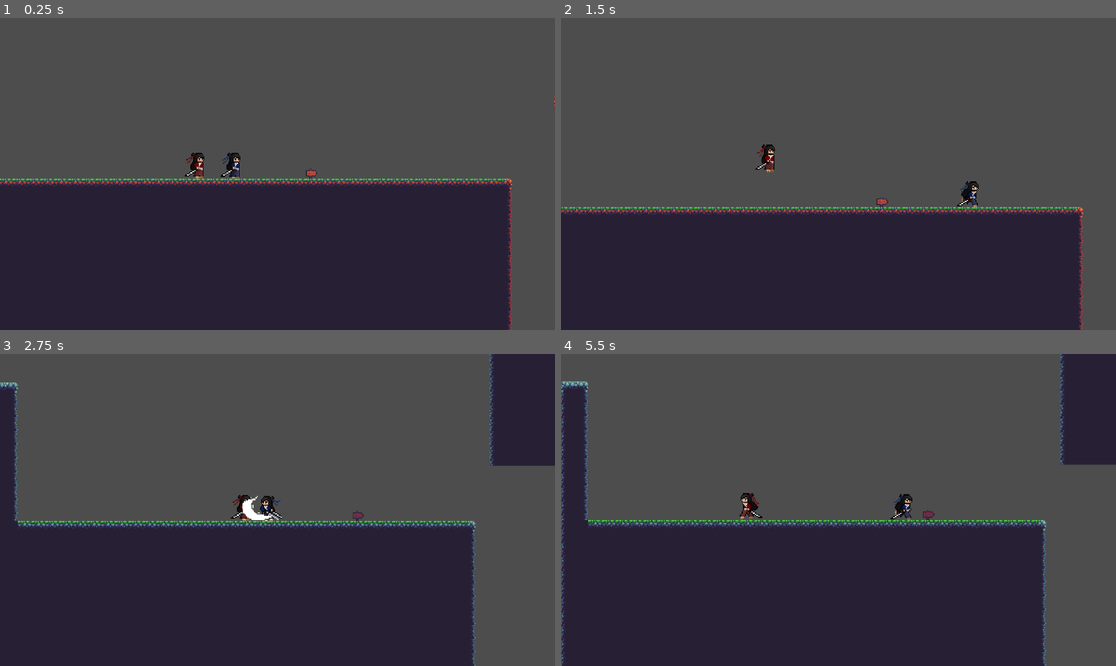
Above: before the commit, frames 1-4 (two rows, left to right).
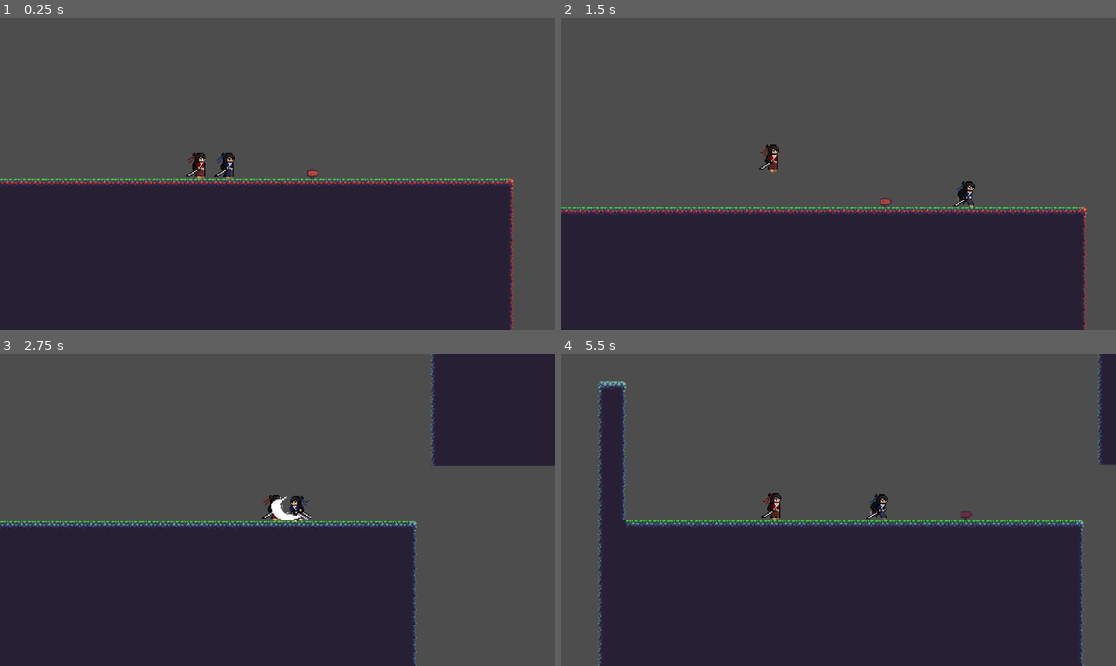
Above: after the commit, the same moments.

Repository: frema89/Shinto-Showdown
Game: Godot game, scene res://Level1.tscn
Two runs of this game, one before a commit and one after it. Both use one fixed random seed, a clock stepped at 60 frames per second and the inputs below.
Inputs:
- Up to frame 1 (0.25 s): no input
- Up to frame 2 (1.5 s): hold K (AttackP2) 0.53-1.28 s; hold D (rightP1) from 0.53 s (still down); tap I (JumpP2) at 0.77 s; tap 1 (Level1) at 0.8, 1.35 s
- Up to frame 3 (2.75 s): tap I (JumpP2) at 1.52 s; tap 2 (Level2) at 1.55, 2.1 s; release D (rightP1) at 2.03 s; hold A (leftP1) from 2.03 s (still down); hold S (attackP1) from 2.03 s (still down)
- Up to frame 4 (5.5 s): release A (leftP1) at 2.78 s; release S (attackP1) at 2.78 s; hold D (rightP1) 2.78-4.28 s; tap S (attackP1) at 2.85, 5.3 s; tap I (JumpP2) at 3.02, 3.77, 4.52 s; tap K (AttackP2) at 3.05 s; hold K (AttackP2) 3.53-4.28 s; tap 1 (Level1) at 3.8 s; hold A (leftP1) 4.28-5.03 s; tap B (DashP2) at 4.35 s; tap 2 (Level2) at 4.55 s; hold D (rightP1) from 5.03 s (still down); hold J (LeftP2) from 5.03 s (still down)

The runs differ from the first frame. In frame 1, 2.2% of the frame differs, in the area x 0-100%, y 25-100%; in frame 2, 2.1%; in frame 3, 12%; in frame 4, 15%, in the area x 0-98%, y 0-100%.
Error after the commit: Invalid assignment of property or key 'Scale' with value of type 'Vector2' on a base object of type 'CollisionShape2D'. (res://P2.gd:34)

Commit message:
Version 1.3.3
Rework it ALL

Diff:
--- a/shinto-showdown/P1.gd
+++ b/shinto-showdown/P1.gd
@@ -4,6 +4,7 @@
 const ADDSPEED = 20.0
 const JUMP_VELOCITY = -400.0
 const ROLL_BOOST = 300.0
+
 
 
 @onready var player_sprite: AnimatedSprite2D = $AnimatedSprite2D
@@ -50,11 +51,11 @@
 	else:
 		rolltime = 0
 
-	if Input.is_action_pressed("attackP1"):
-		get_node("Hurtbox").disabled = false
+	#if Input.is_action_pressed("attackP1"):
+	#	get_node("Hurtbox").disabled = false
 
-	else:
-		get_node("Hurtbox").disabled = true
+	#else:
+	#	get_node("Area2D/Hurtbox").disabled = true
 
 	if Input.is_action_pressed("dashP1"):
 		player_sprite.animation = "Dash"
@@ -89,3 +90,9 @@
 		print("Test")
 		get_node("../Var").finish = false
 	move_and_slide()
+
+
+
+func _on_area_2d_body_entered(body: Node2D) -> void:
+		get_node("../Var").P1hit = true
+		print("done")
--- a/shinto-showdown/P2.gd
+++ b/shinto-showdown/P2.gd
@@ -31,6 +31,7 @@
 	var direction := Input.get_axis("LeftP2", "RightP2")
 	if direction:
 		velocity.x = direction * SPEED
+		get_node("CollisionShape2D").Scale = Vector2(direction, 1)
 	else:
 		velocity.x = move_toward(velocity.x, 0, SPEED)
 
@@ -49,11 +50,6 @@
 	else:
 		rolltime = 0
 
-	if Input.is_action_pressed("AttackP2"):
-		get_node("Hurtbox").disabled = false
-
-	else:
-		get_node("Hurtbox").disabled = true
 
 	if Input.is_action_pressed("DashP2"):
 		player_sprite.animation = "Dash"
@@ -86,3 +82,8 @@
 			position = Vector2(-50, -20)
 
 	move_and_slide()
+
+
+func _on_area_2d_body_entered(body: Node2D) -> void:
+	get_node("../Var").P2hit = true
+	print("done")
--- a/shinto-showdown/Player.tscn
+++ b/shinto-showdown/Player.tscn
@@ -2,10 +2,6 @@
 
 [ext_resource type="Script" uid="uid://6d8rl68ciy7u" path="res://P1.gd" id="1_kne1u"]
 [ext_resource type="Texture2D" uid="uid://ddon76t6asj00" path="res://Assets for Y10 game/Samurai.png" id="1_xhfnw"]
-[ext_resource type="Script" uid="uid://4rus5n3lsarf" path="res://hitboxP1.gd" id="2_kne1u"]
-
-[sub_resource type="RectangleShape2D" id="RectangleShape2D_cxr5p"]
-size = Vector2(41, 27)
 
 [sub_resource type="RectangleShape2D" id="RectangleShape2D_xhfnw"]
 size = Vector2(11.5, 27.9375)
@@ -261,21 +257,14 @@
 "speed": 5.0
 }]
 
+[sub_resource type="RectangleShape2D" id="RectangleShape2D_kpjcp"]
+size = Vector2(22, 18.75)
+
 [node name="CharacterBody2D" type="CharacterBody2D" unique_id=994868188]
 z_index = 5
 script = ExtResource("1_kne1u")
 
-[node name="Hurtbox" type="CollisionShape2D" parent="." unique_id=125112548]
-position = Vector2(14.5, 0.5)
-shape = SubResource("RectangleShape2D_cxr5p")
-
-[node name="CollisionShape2D" type="CollisionShape2D" parent="." unique_id=1031121288]
-shape = SubResource("RectangleShape2D_xhfnw")
-
-[node name="Hitbox" type="Area2D" parent="." unique_id=346871497]
-script = ExtResource("2_kne1u")
-
-[node name="CollisionShape2D" type="CollisionShape2D" parent="Hitbox" unique_id=1711424843]
+[node name="CollisionShape2D" type="CollisionShape2D" parent="." unique_id=1711424843]
 shape = SubResource("RectangleShape2D_xhfnw")
 
 [node name="AnimatedSprite2D" type="AnimatedSprite2D" parent="." unique_id=1914726708]
@@ -286,4 +275,11 @@
 animation = &"attack"
 autoplay = "Idle"
 
-[connection signal="area_entered" from="Hitbox" to="Hitbox" method="_on_area_entered"]
+[node name="Area2D" type="Area2D" parent="." unique_id=65771923]
+
+[node name="CollisionShape2D" type="CollisionShape2D" parent="Area2D" unique_id=1988086917]
+physics_interpolation_mode = 2
+position = Vector2(17, 0)
+shape = SubResource("RectangleShape2D_kpjcp")
+
+[connection signal="body_entered" from="Area2D" to="." method="_on_area_2d_body_entered"]
--- a/shinto-showdown/Player2.tscn
+++ b/shinto-showdown/Player2.tscn
@@ -2,10 +2,6 @@
 
 [ext_resource type="Script" uid="uid://cqbmnic5movhq" path="res://P2.gd" id="1_mjxxk"]
 [ext_resource type="Texture2D" uid="uid://c6v802cemufog" path="res://Assets for Y10 game/Samurai P2.png" id="2_eyttc"]
-[ext_resource type="Script" uid="uid://chr0o5ol6q40p" path="res://hitboxP2.gd" id="2_g3ar4"]
-
-[sub_resource type="RectangleShape2D" id="RectangleShape2D_eyttc"]
-size = Vector2(42, 23)
 
 [sub_resource type="RectangleShape2D" id="RectangleShape2D_g3ar4"]
 size = Vector2(11.5625, 28)
@@ -248,20 +244,16 @@
 "speed": 5.0
 }]
 
+[sub_resource type="GDScript" id="GDScript_mjxxk"]
+script/source = "extends Area2D"
+
+[sub_resource type="RectangleShape2D" id="RectangleShape2D_mjxxk"]
+size = Vector2(22, 17.5)
+
 [node name="CharacterBody2D" type="CharacterBody2D" unique_id=1554889734]
 script = ExtResource("1_mjxxk")
 
-[node name="Hurtbox" type="CollisionShape2D" parent="." unique_id=284512815]
-position = Vector2(15, 2.5)
-shape = SubResource("RectangleShape2D_eyttc")
-
-[node name="CollisionShape2D" type="CollisionShape2D" parent="." unique_id=1136968532]
-shape = SubResource("RectangleShape2D_g3ar4")
-
-[node name="Area2D" type="Area2D" parent="." unique_id=1744129311]
-script = ExtResource("2_g3ar4")
-
-[node name="CollisionShape2D" type="CollisionShape2D" parent="Area2D" unique_id=833506876]
+[node name="CollisionShape2D" type="CollisionShape2D" parent="." unique_id=833506876]
 shape = SubResource("RectangleShape2D_g3ar4")
 
 [node name="AnimatedSprite2D" type="AnimatedSprite2D" parent="." unique_id=1609302829]
@@ -274,4 +266,12 @@
 frame = 3
 frame_progress = 0.9005029
 
-[connection signal="area_entered" from="Area2D" to="Area2D" method="_on_area_entered"]
+[node name="Area2D" type="Area2D" parent="." unique_id=1326293170]
+script = SubResource("GDScript_mjxxk")
+
+[node name="CollisionShape2D" type="CollisionShape2D" parent="Area2D" unique_id=2034715592]
+physics_interpolation_mode = 2
+position = Vector2(17, 0)
+shape = SubResource("RectangleShape2D_mjxxk")
+
+[connection signal="body_entered" from="Area2D" to="." method="_on_area_2d_body_entered"]
--- a/shinto-showdown/area_2d.gd
+++ /dev/null
@@ -1,3 +0,0 @@
-extends Area2D
-
-get_node("../../Var").P2hit = true
--- a/shinto-showdown/hitboxP1.gd
+++ /dev/null
@@ -1,5 +0,0 @@
-extends Area2D
-
-func _on_area_entered(area: Area2D) -> void:
-	get_node("../../Var").P1hit = true
-	print("done")
--- a/shinto-showdown/hitboxP2.gd
+++ /dev/null
@@ -1,6 +0,0 @@
-extends Area2D
-
-
-func _on_area_entered(area: Area2D) -> void:
-		get_node("../../Var").P2hit = true
-		print("done")
--- a/shinto-showdown/level_1.gd
+++ b/shinto-showdown/level_1.gd
@@ -1,7 +1,6 @@
 extends Node2D
 
 # Called every frame. 'delta' is the elapsed time since the previous frame.
-func _process(delta: float) -> void:
+func _process(_delta: float) -> void:
 	if Input.is_action_just_pressed("Level2"):
-		print("done")
 		get_tree().change_scene_to_file("res://Level2.tscn")
--- a/shinto-showdown/level_2.gd
+++ b/shinto-showdown/level_2.gd
@@ -3,5 +3,4 @@
 # Called every frame. 'delta' is the elapsed time since the previous frame.
 func _process(delta: float) -> void:
 	if Input.is_action_just_pressed("Level1"):
-		print("done")
 		get_tree().change_scene_to_file("res://Level1.tscn")
Not shown, removed: shinto-showdown/area_2d.gd.uid
Not shown, removed: shinto-showdown/hitboxP1.gd.uid
Not shown, removed: shinto-showdown/hitboxP2.gd.uid
